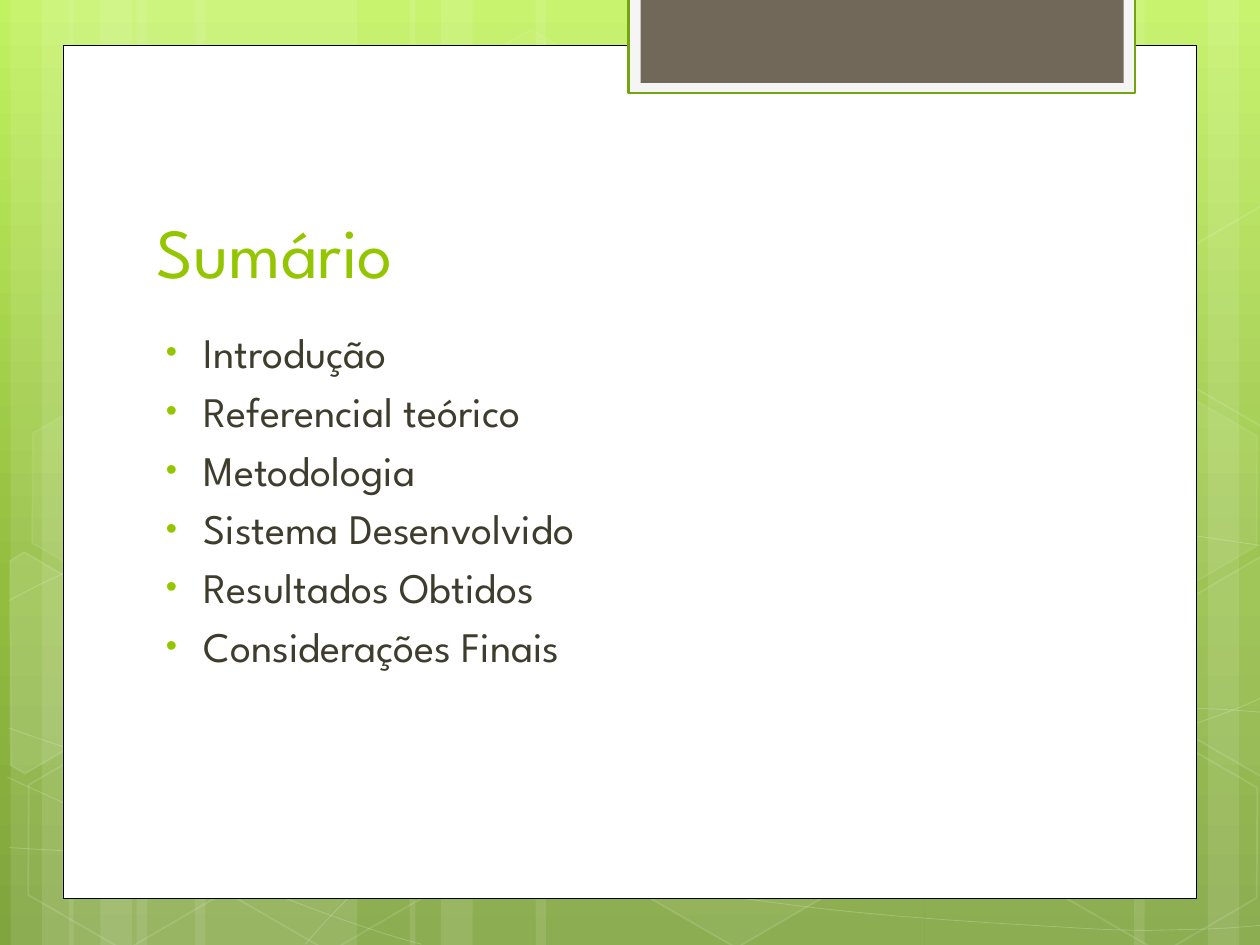
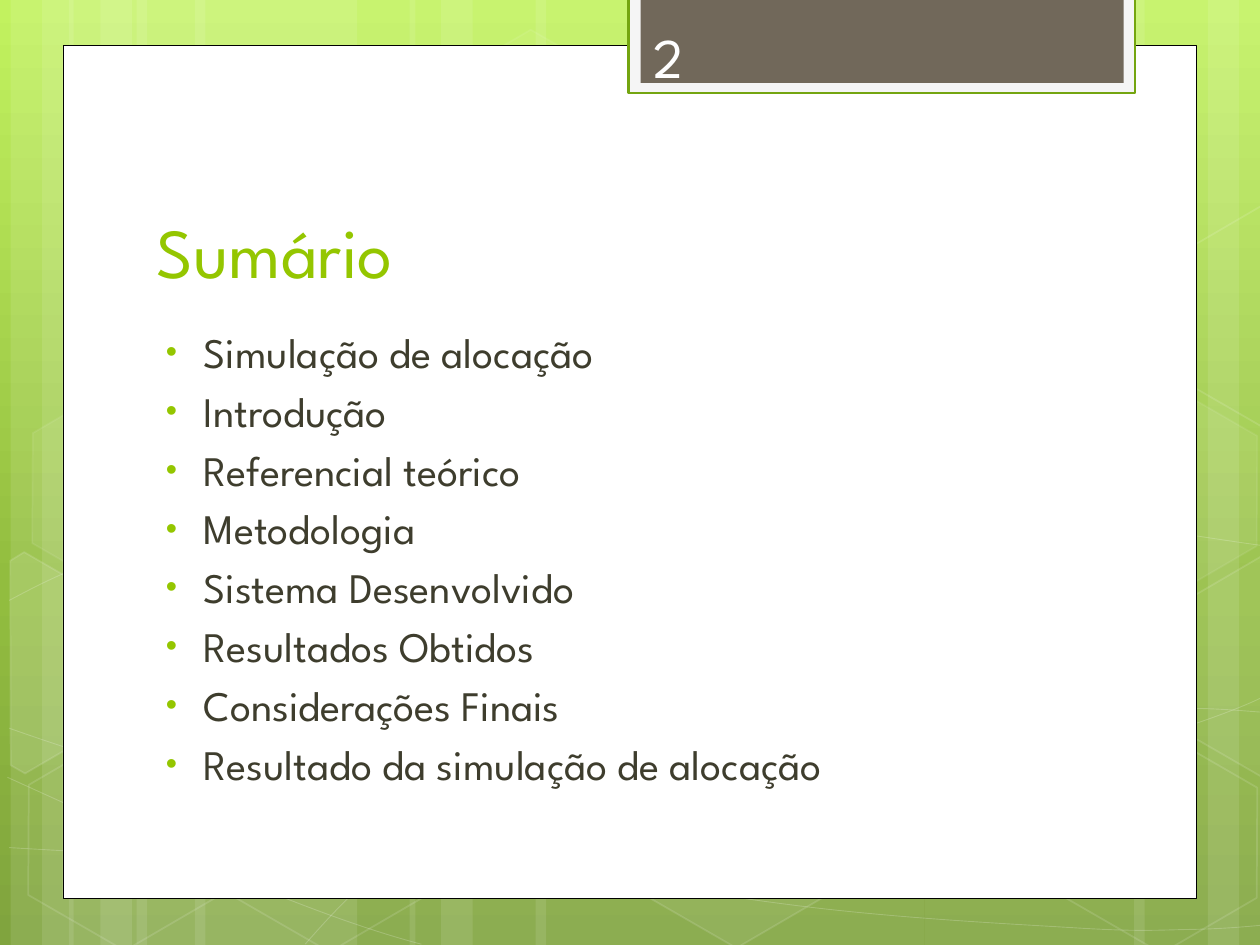
Before and after one commit to alexandregme/tcc2, a slide deck: slide 2 of Apresentação.pptx. Drawn at 1260x945 pixels with LibreOffice and Linux fonts; fonts in the diff are those of the drawing. Boxes give left, top, right and bottom in pixels: in the first picture for what was removed or moved away, otherwise in the second. Text is boxed around its words. In the diff, an @@ line names an element or a change of style, - is before the commit and + after.

```diff
--- a/Apresentação.pptx
+++ b/Apresentação.pptx
@@ page number added at (653,40,683,95), 32 pt, text #FEFEFE @@
+2
@@ text at (204,339,594,377): paragraph added @@
+• Simulação de alocação
@@ text at (204,751,822,789): paragraph added @@
+• Resultado da simulação de alocação
```
Also in this commit, not shown: 40 other slides changed, 4 slides removed, 2 other files.
